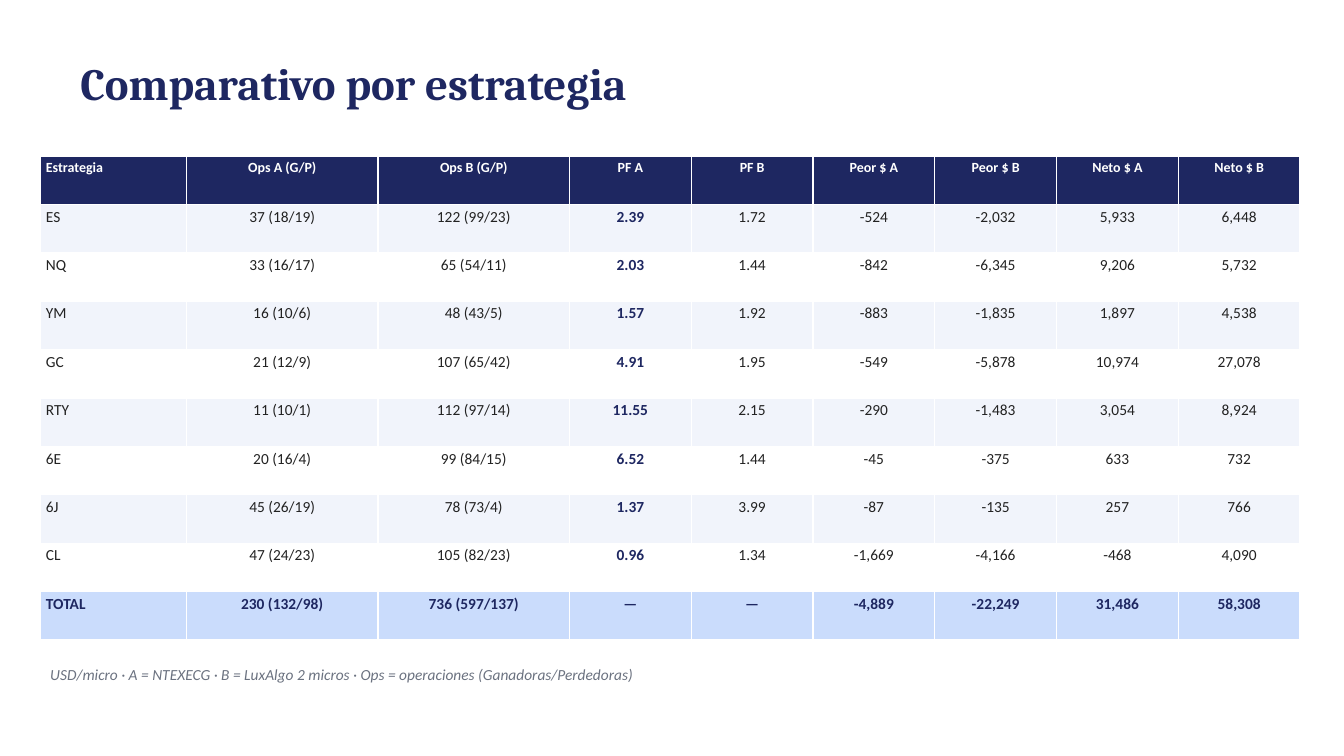
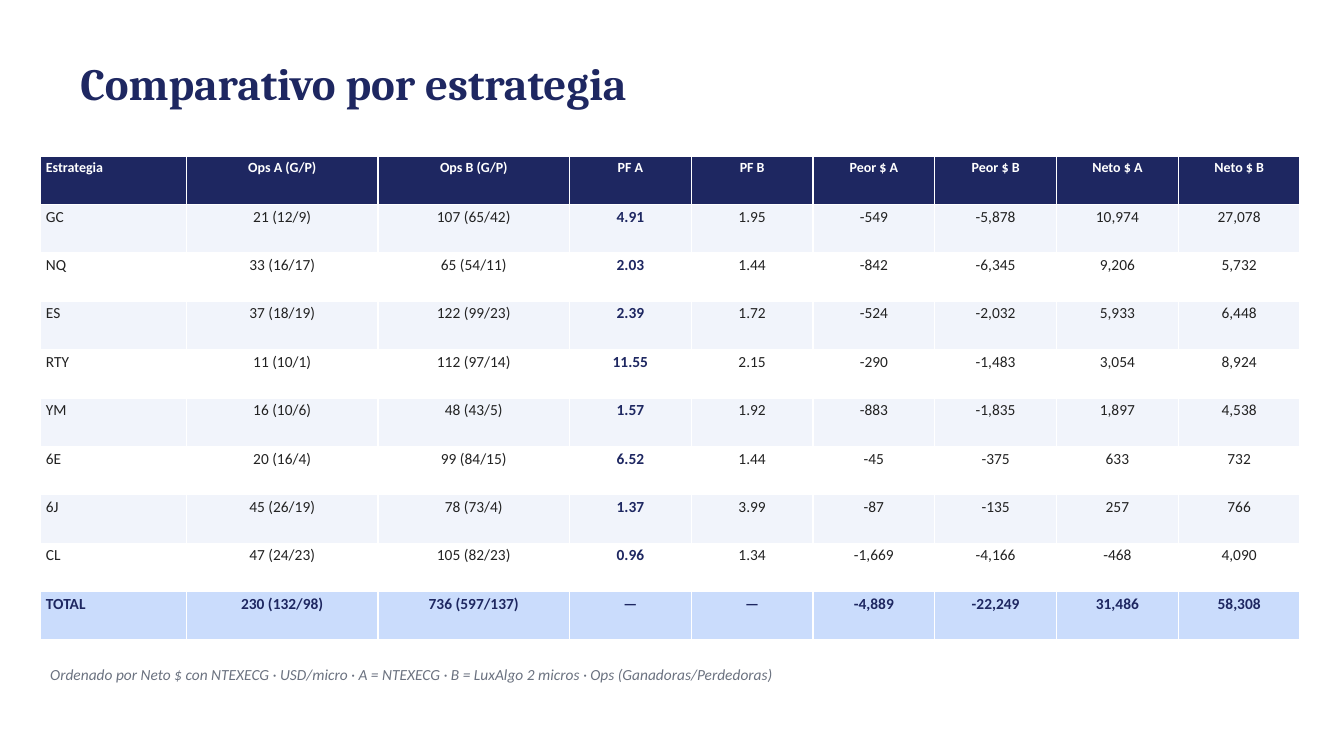
Before and after one commit to snairdab-eng/ntexecg, a slide deck: slide 7 of CONTRATO/NTEXECG_Ejecutivo.pptx. Drawn at 1344x756 pixels with LibreOffice and Linux fonts; fonts in the diff are those of the drawing. Boxes give left, top, right and bottom in pixels: in the first picture for what was removed or moved away, otherwise in the second. Text is boxed around its words. In the diff, an @@ line names an element or a change of style, - is before the commit and + after.

```diff
--- a/CONTRATO/NTEXECG_Ejecutivo.pptx
+++ b/CONTRATO/NTEXECG_Ejecutivo.pptx
@@ table at [40,156,1302,640] @@
+row 2: GC | 21 (12/9) | 107 (65/42) | 4.91 | 1.95 | -549 | -5,878 | 10,974 | 27,078
+row 3: NQ | 33 (16/17) | 65 (54/11) | 2.03 | 1.44 | -842 | -6,345 | 9,206 | 5,732
-row 3: NQ | 33 (16/17) | 65 (54/11) | 2.03 | 1.44 | -842 | -6,345 | 9,206 | 5,732
+row 5: RTY | 11 (10/1) | 112 (97/14) | 11.55 | 2.15 | -290 | -1,483 | 3,054 | 8,924
-row 5: GC | 21 (12/9) | 107 (65/42) | 4.91 | 1.95 | -549 | -5,878 | 10,974 | 27,078
-row 6: RTY | 11 (10/1) | 112 (97/14) | 11.55 | 2.15 | -290 | -1,483 | 3,054 | 8,924
@@ text at [50,669,772,683]: text changed @@
-USD/micro · A = NTEXECG · B = LuxAlgo 2 micros · Ops = operaciones (Ganadoras/Perdedoras)
+Ordenado por Neto $ con NTEXECG · USD/micro · A = NTEXECG · B = LuxAlgo 2 micros · Ops (Ganadoras/Perdedoras)
```
Also in this commit, not shown: 1 slide added, 55 other files.
